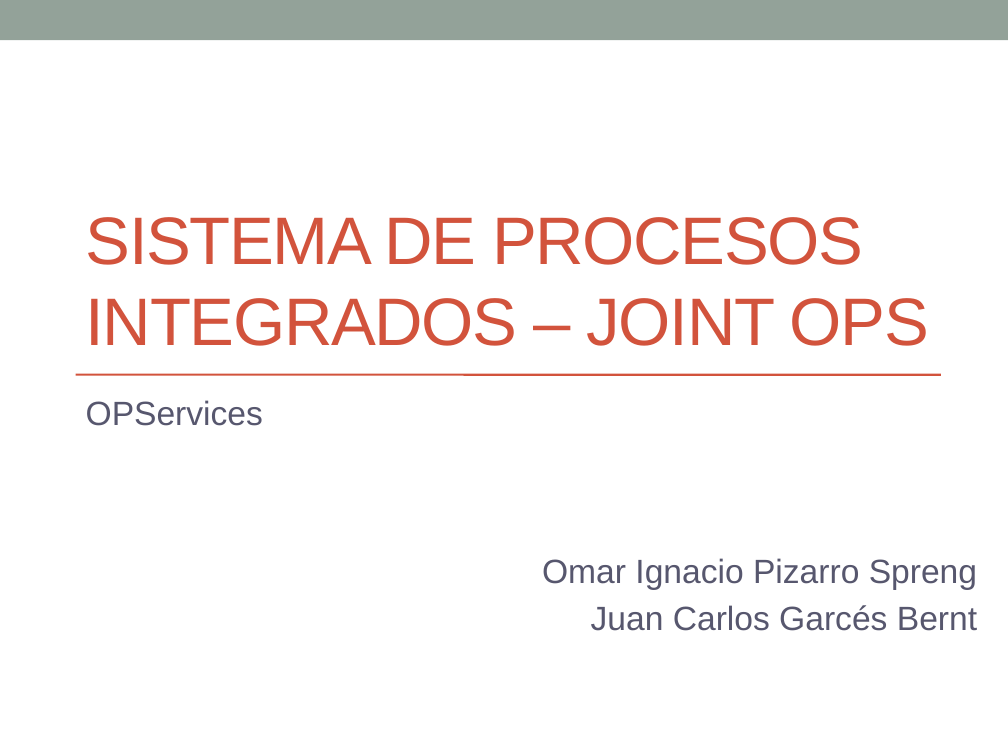
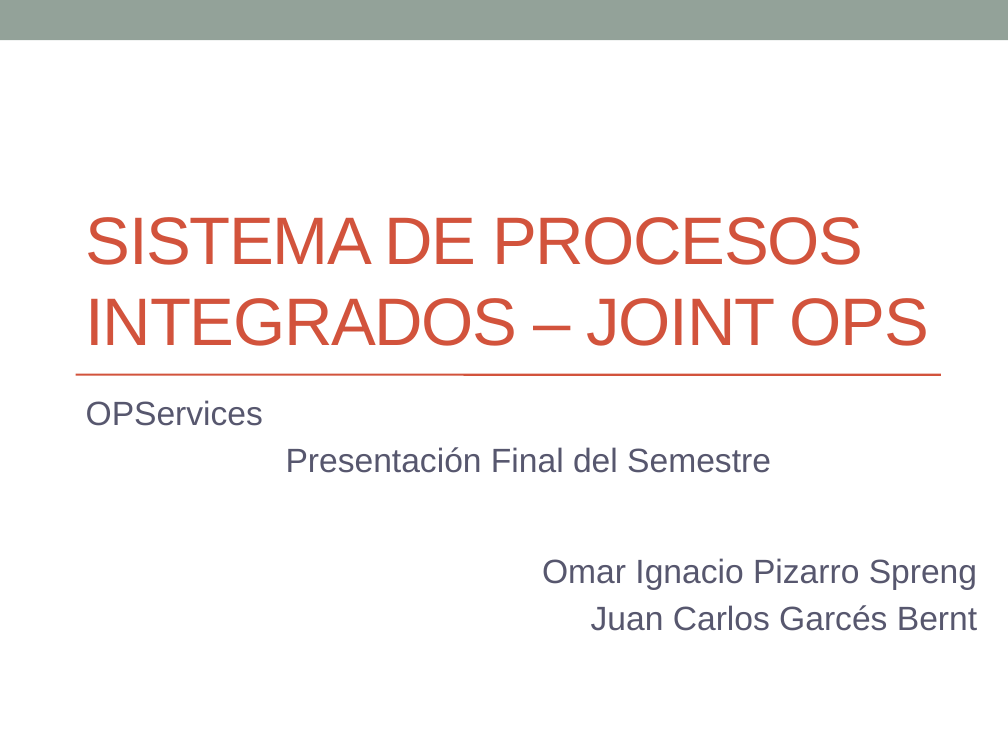
Before and after one commit to jx4nk00/joint-ops, a slide deck: slide 1 of 1 Diseño/Presentación hito 2 30 de Julio.pptx. Drawn at 1008x756 pixels with LibreOffice and Linux fonts; fonts in the diff are those of the drawing. Boxes give left, top, right and bottom in pixels: in the first picture for what was removed or moved away, otherwise in the second. Text is boxed around its words. In the diff, an @@ line names an element or a change of style, - is before the commit and + after.

```diff
--- a/1 Diseño/Presentación hito 2 30 de Julio.pptx
+++ b/1 Diseño/Presentación hito 2 30 de Julio.pptx
@@ subtitle at (286,447,771,473): paragraph added @@
+Presentación Final del Semestre
```
Also in this commit, not shown: 3 other slides changed, 8 slides added, 6 other files.
